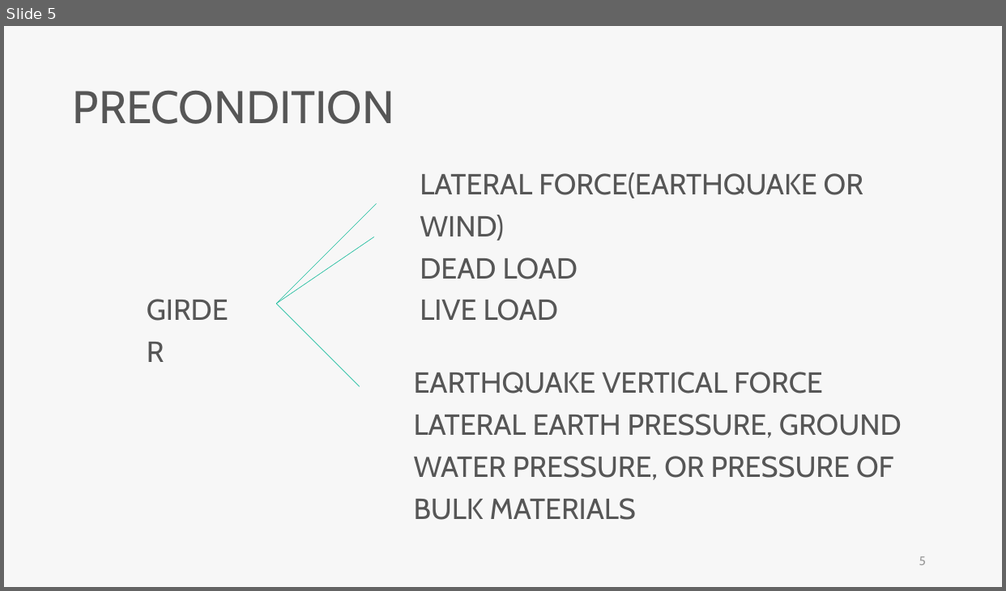
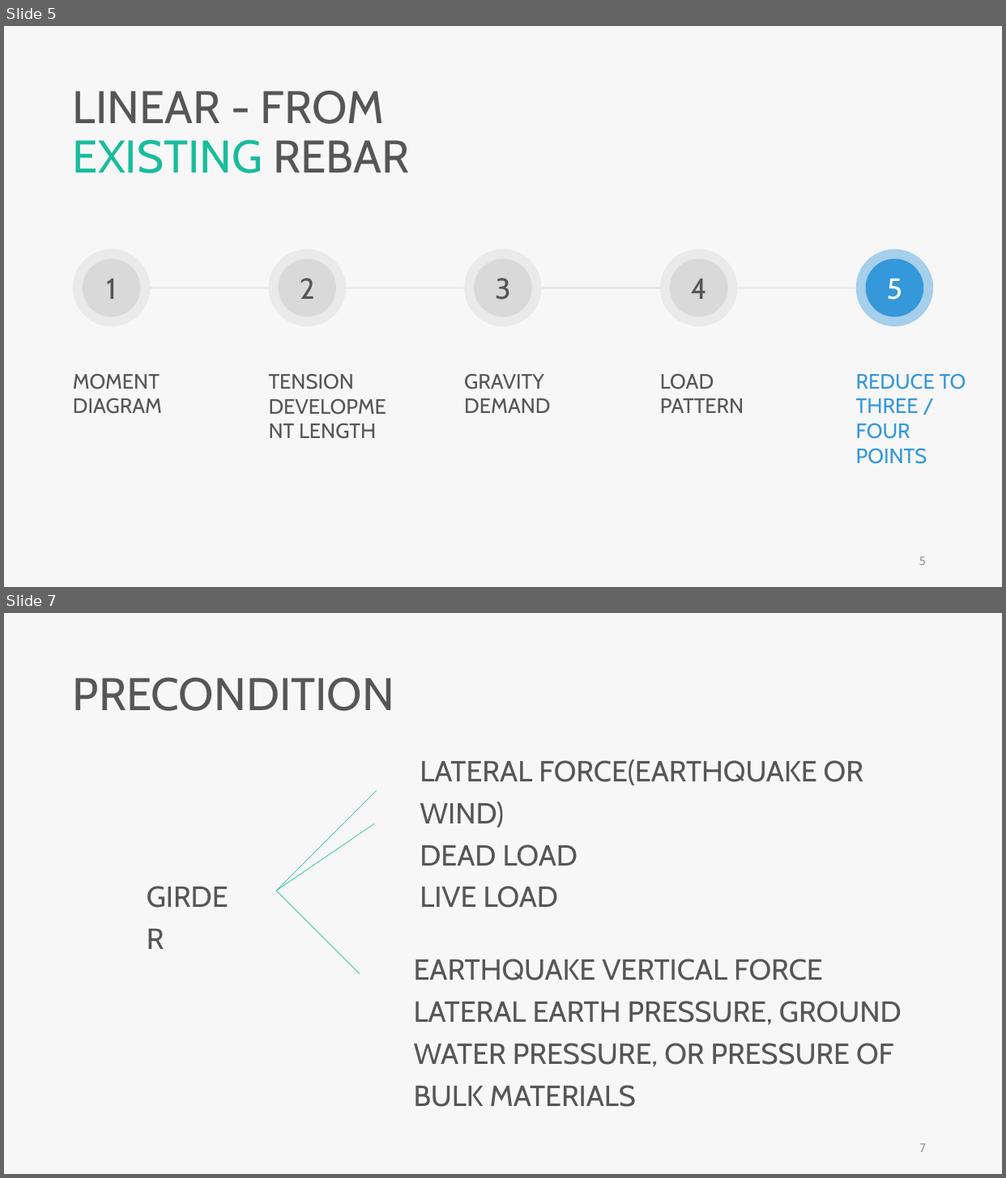
Before and after one commit to skyran1278/VbaProject, a slide deck: 20180126_SmartSplice/20180920_Meeting/20180920 Meeting.pptx. Shown one above the other, each under a label of ours: slide 5 before the commit, slides 5 and 7 after it; the slides between them are not shown. The pictures are 1006x591 and 1006x1178 pixels, drawn with LibreOffice and Linux fonts; fonts in the diff are those of the drawing. Boxes give left, top, right and bottom in pixels: in the first picture for what was removed or moved away, otherwise in the second. Text is boxed around its words. In the diff, an @@ line names an element or a change of style, - is before the commit and + after.

```diff
--- a/20180126_SmartSplice/20180920_Meeting/20180920 Meeting.pptx
+++ b/20180126_SmartSplice/20180920_Meeting/20180920 Meeting.pptx
@@ slide 5 added at <box>4,26,1002,587</box>, background #F7F7F7 @@
@@ text added at <box>73,90,409,173</box>, 44 pt, text #565656 @@
+LINEAR - FROM EXISTING REBAR
@@ ellipse added at <box>73,249,150,327</box>, fill #D9D9D9 at 42% opacity, 28 pt, text #565656 @@
+1
@@ ellipse added at <box>83,258,141,318</box>, fill #D9D9D9 @@
@@ ellipse added at <box>268,249,345,327</box>, fill #D9D9D9 at 42% opacity, 28 pt, text #565656 @@
+2
@@ ellipse added at <box>278,258,336,318</box>, fill #D9D9D9 @@
@@ ellipse added at <box>464,249,542,327</box>, fill #D9D9D9 at 42% opacity, 28 pt, text #565656 @@
+3
@@ ellipse added at <box>474,258,533,318</box>, fill #D9D9D9 @@
@@ ellipse added at <box>661,249,738,327</box>, fill #D9D9D9 at 42% opacity, 28 pt, text #565656 @@
+4
@@ ellipse added at <box>670,258,728,318</box>, fill #D9D9D9 @@
@@ ellipse added at <box>856,249,933,327</box>, fill #3498DB at 42% opacity, 28 pt, text #FFFFFF @@
+5
@@ ellipse added at <box>866,258,924,318</box>, fill #3498DB @@
@@ line added from (150, 288) to (268, 288), #EDECEC 2.25 pt @@
@@ line added from (345, 288) to (463, 288), #EDECEC 2.25 pt @@
@@ line added from (543, 288) to (661, 288), #E7E6E6 2.25 pt @@
@@ line added from (738, 288) to (856, 288), #EDECEC 2.25 pt @@
@@ text added at <box>73,373,162,414</box>, 20 pt, text #565656 @@
+MOMENT DIAGRAM
@@ text added at <box>269,373,376,439</box>, 20 pt, text #565656 @@
+TENSION DEVELOPMENT LENGTH
@@ text added at <box>464,373,550,413</box>, 20 pt, text #565656 @@
+GRAVITY DEMAND
@@ text added at <box>660,373,744,413</box>, 20 pt, text #565656 @@
+LOAD PATTERN
@@ text added at <box>856,373,966,464</box>, 20 pt, text #3498DB @@
+REDUCE TO THREE / FOUR POINTS
@@ page number added at <box>919,557,926,565</box>, 12 pt, text #9A9A9A @@
+5
@@ what was slide 5 is now slide 7 @@
@@ page number at <box>919,1144,926,1152</box>: text changed @@
-5
+7
```
Also in this commit, not shown: 5 slides changed, 7 other slides added, 3 other files.
